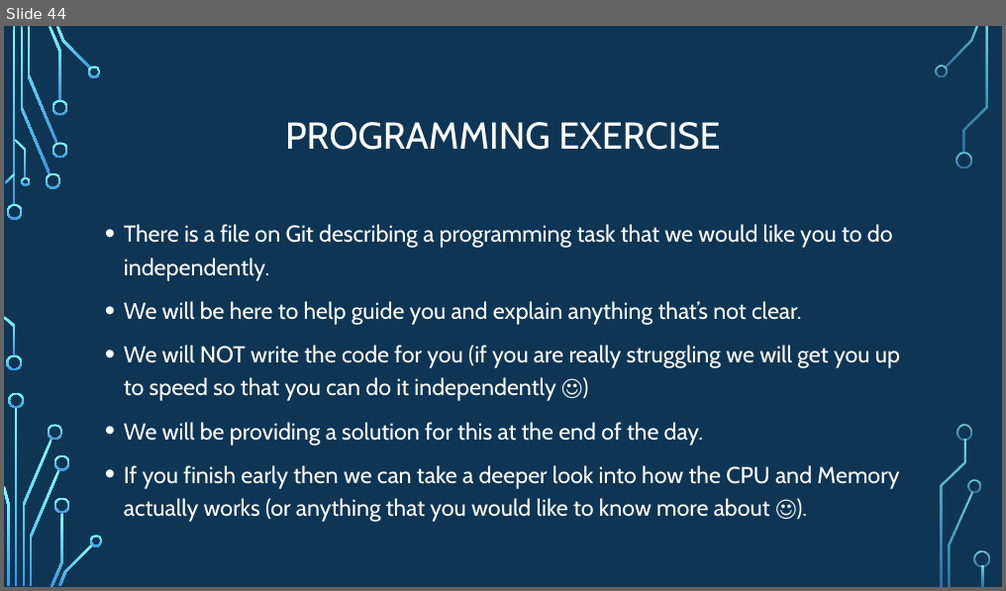
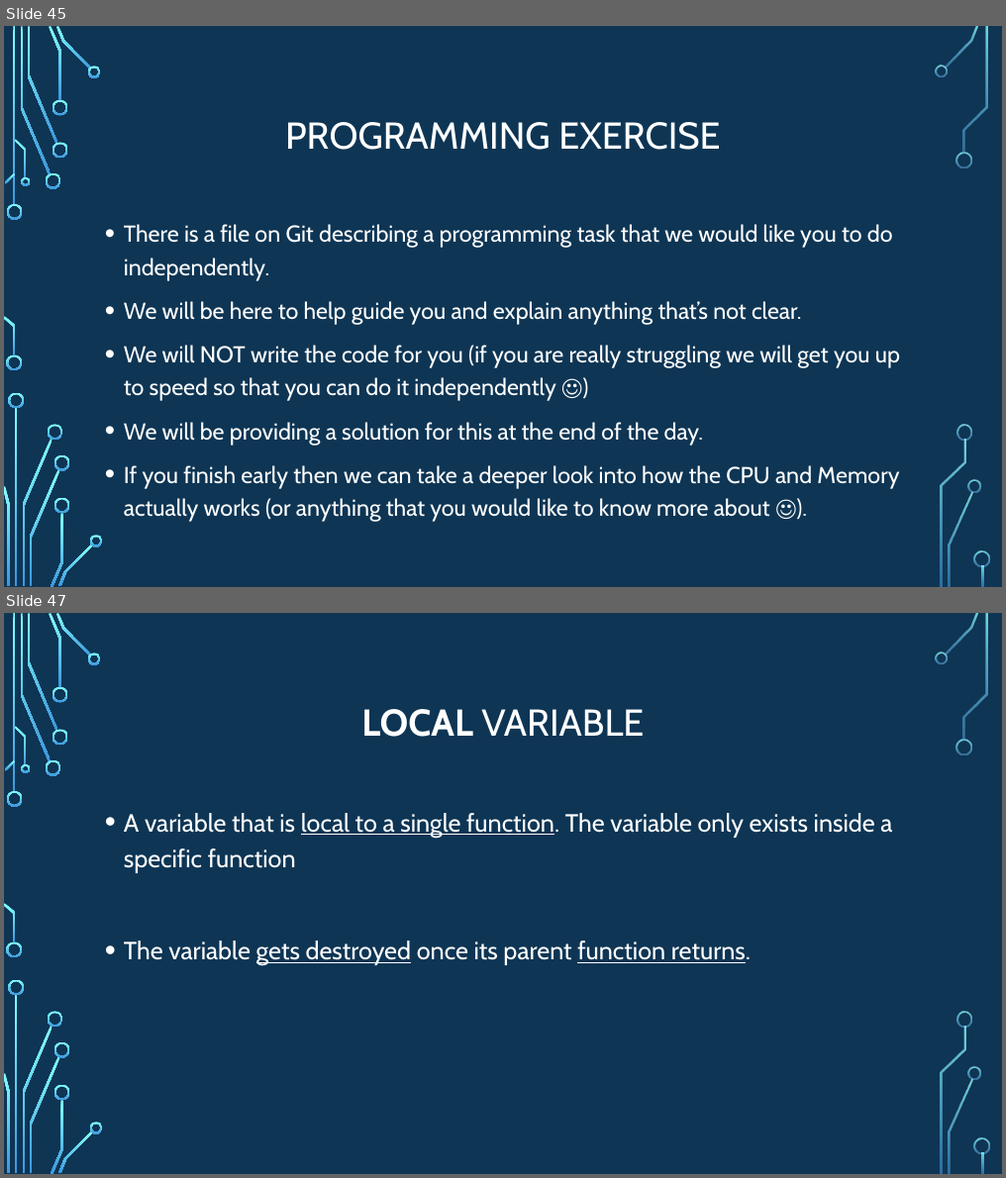
Before and after one commit to psypdt/ZIS_C-_Summer_Course_2019, a slide deck: Day_2/Day_2.pptx. Shown one above the other, each under a label of ours: slide 44 before the commit, slides 45 and 47 after it; the slides between them are not shown. The pictures are 1006x591 and 1006x1178 pixels, drawn with LibreOffice and Linux fonts; fonts in the diff are those of the drawing; background and template pictures are left out. Boxes give left, top, right and bottom in pixels: in the first picture for what was removed or moved away, otherwise in the second. Text is boxed around its words. In the diff, an @@ line names an element or a change of style, - is before the commit and + after.

```diff
--- a/Day_2/Day_2.pptx
+++ b/Day_2/Day_2.pptx
@@ slide 47 added at bbox=[4, 613, 1002, 1174], background picture (left out); not listed: 36 template elements that a slide beside it also shows @@
@@ title added at bbox=[361, 709, 644, 737], 36 pt, text #FFFFFF @@
+LOCAL VARIABLE
@@ text added at bbox=[124, 813, 892, 966], 24 pt, text #FFFFFF @@
+• A variable that is local to a single function. The variable only exists inside a specific function
+• The variable gets destroyed once its parent function returns.
@@ what was slide 44 is now slide 45 @@
```
Also in this commit, not shown: 6 slides changed, 5 other slides added, 3 other files.
